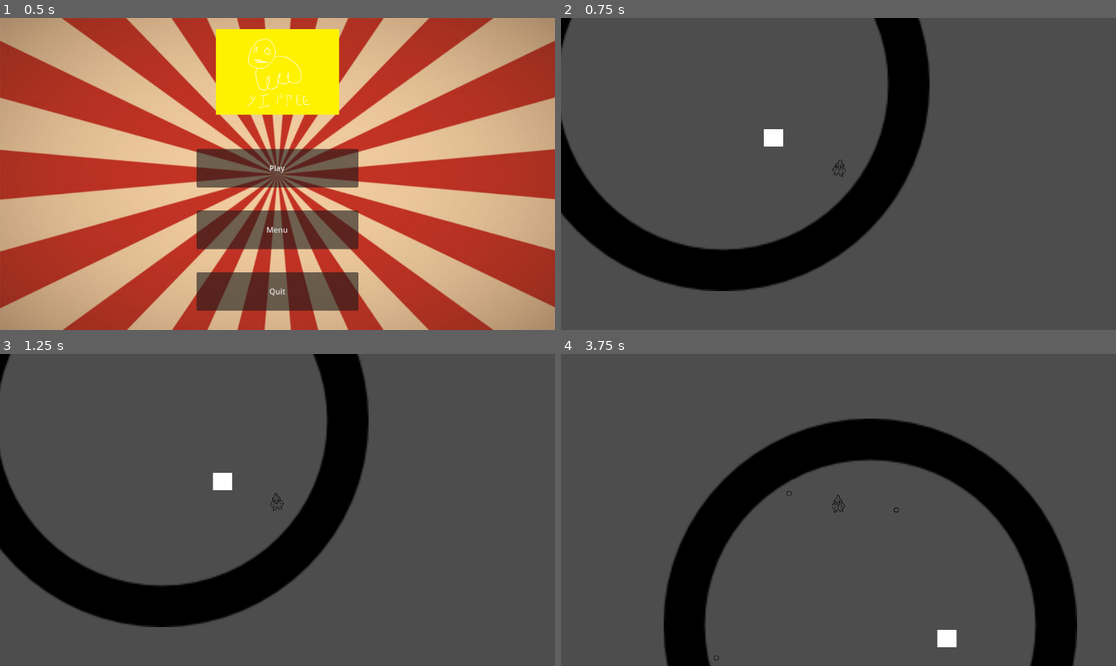
Above: before the commit, frames 1-4 (two rows, left to right).
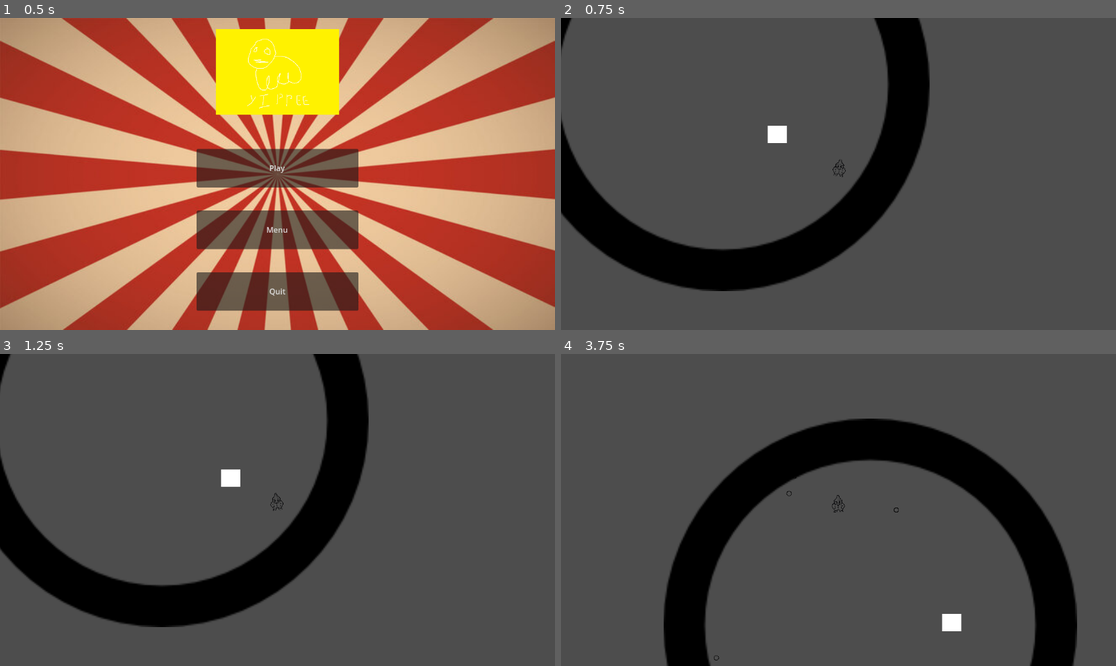
Above: after the commit, the same moments.

Repository: Belphonz/GlobalGameJam2024
Game: Godot game, scene res://scenes/Menu.tscn
Same seed, same stepped clock (60 frames per second), same inputs: the game is played once before the commit and once after it. Sound files missing from this copy of the repository are replaced by a short silence.
Inputs (mouse positions are in pixels of both pictures, inside the frame that each line leads up to):
- Up to frame 1 (0.5 s): no input
- Up to frame 2 (0.75 s): click "Play" at 0.5 s
- Up to frame 3 (1.25 s): no input
- Up to frame 4 (3.75 s): move the mouse to (810, 572) at 1.27 s; hold Space (shoot) 1.28-2.03 s; hold W (move_up) 1.28-2.78 s; move the mouse to (1005, 556) at 2.02 s; tap Space (shoot) at 2.1, 3.6 s; move the mouse to (672, 463) at 2.77 s; hold Space (shoot) 2.78-3.53 s; hold A (move_left) from 2.78 s (still down); move the mouse to (866, 510) at 3.52 s

Frame 1 is identical in both runs. In frame 2, 0.2% of the frame differs, in the area x 36-41%, y 34-42%; in frame 3, 0.2%; in frame 4, 0.4%, in the area x 67-73%, y 83-94%.

Commit message:
Updated Jester info

Diff:
--- a/elements/enemies/jester.tscn
+++ b/elements/enemies/jester.tscn
@@ -6,6 +6,8 @@
 
 [node name="Enemy" instance=ExtResource("1_akicf")]
 script = ExtResource("2_s703p")
+_moveSpeed = 80.0
+zigTime = 0.2
 
 [node name="Sprite2D" parent="." index="0"]
 scale = Vector2(0.177778, 0.16)
